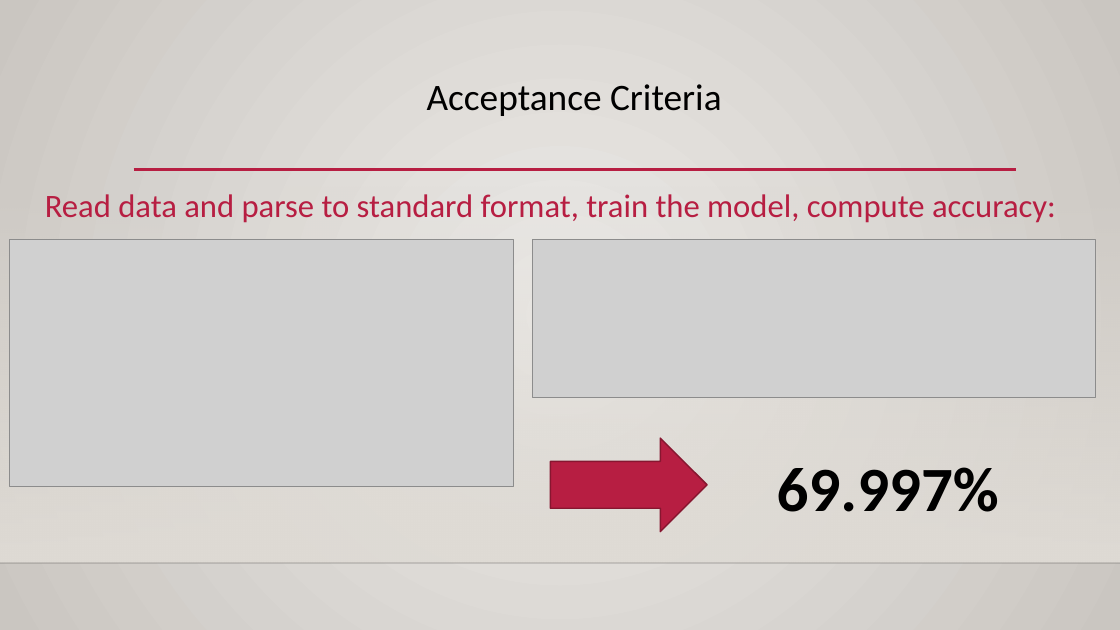
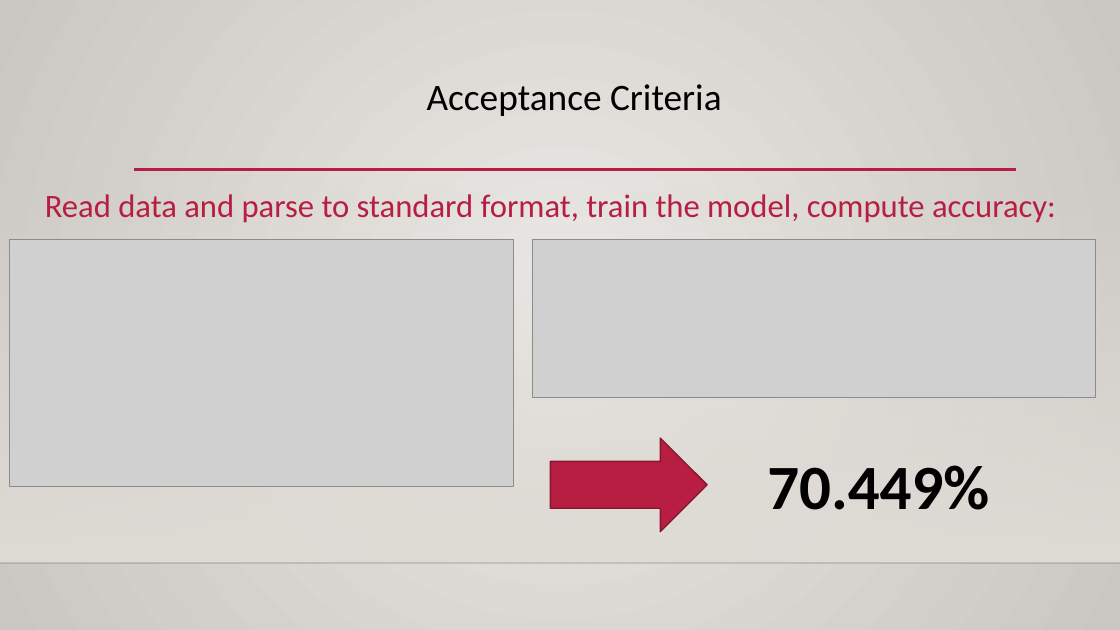
Before and after one commit to menghaohsu/Salary-analysis-using-scala, a slide deck: slide 10 of Final-presentation.pptx. Drawn at 1120x630 pixels with LibreOffice and Linux fonts; fonts in the diff are those of the drawing; grey boxes stand for pictures; background and template pictures are left out. Boxes give left, top, right and bottom in pixels: in the first picture for what was removed or moved away, otherwise in the second. Text is boxed around its words. In the diff, an @@ line names an element or a change of style, - is before the commit and + after.

Commit message:
change ptt

```diff
--- a/Final-presentation.pptx
+++ b/Final-presentation.pptx
@@ text added at (767,465,989,510), 54 pt, text #000000, bold @@
+70.449%
@@ text removed at (777,467,999,512) @@
-69.997%
```
